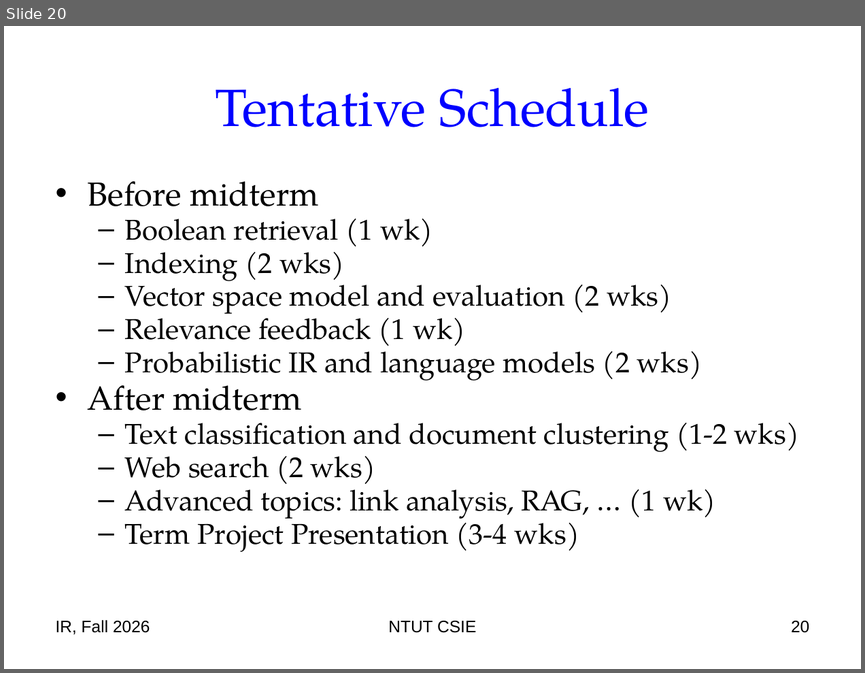
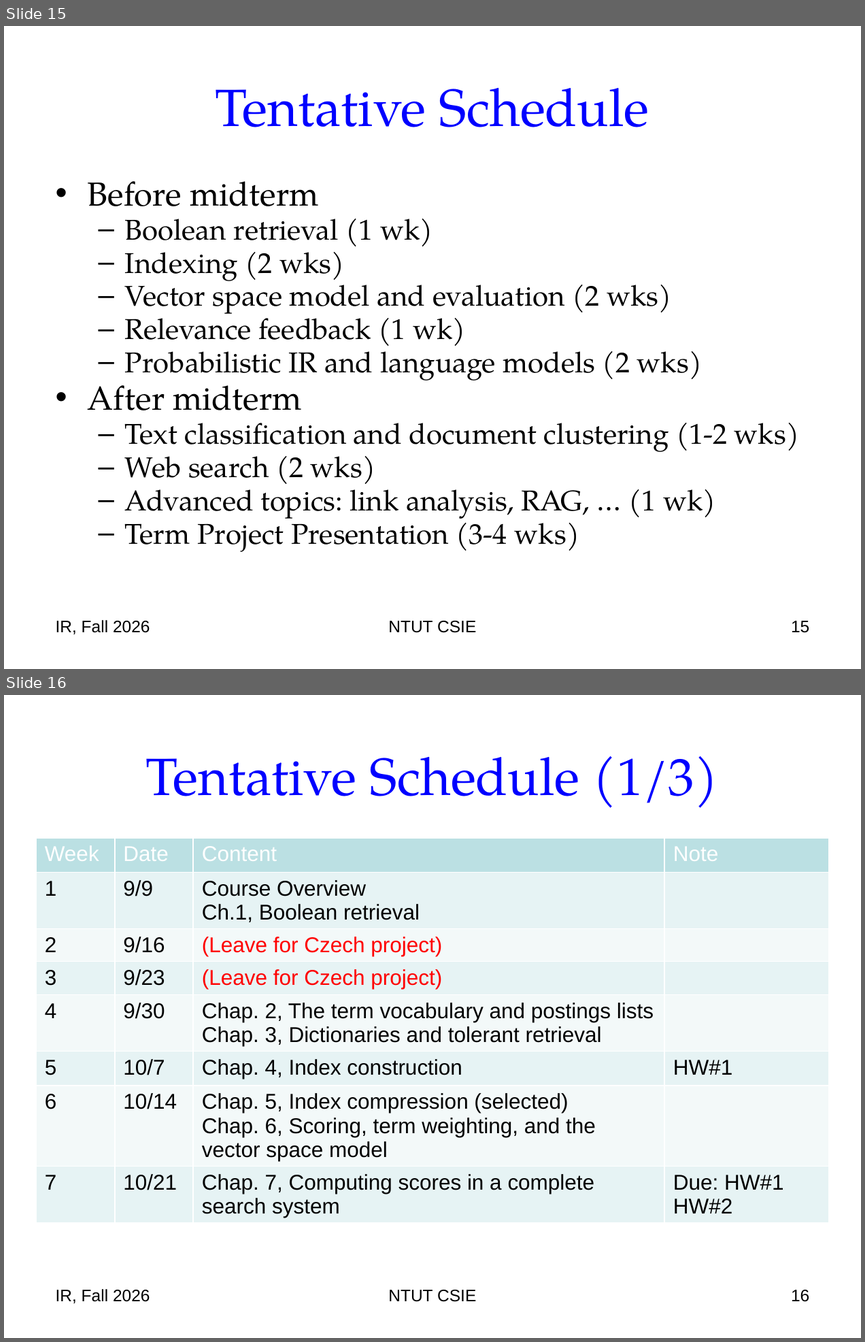
Before and after one commit to chriswjh/chriswjh.github.io, a slide deck: IR/00-intro.pptx. Shown one above the other, each under a label of ours: slide 20 before the commit, slides 15 and 16 after it. The pictures are 865x673 and 865x1342 pixels, drawn with LibreOffice and Linux fonts; fonts in the diff are those of the drawing. Boxes give left, top, right and bottom in pixels: in the first picture for what was removed or moved away, otherwise in the second. Text is boxed around its words. In the diff, an @@ line names an element or a change of style, - is before the commit and + after.

```diff
--- a/IR/00-intro.pptx
+++ b/IR/00-intro.pptx
@@ slide 16 added at (x1=4, y1=695, x2=861, y2=1338), background #FFFFFF @@
@@ title added at (x1=146, y1=756, x2=719, y2=808), 44 pt, text #0000FF @@
+Tentative Schedule (1/3)
@@ table added at (x1=37, y1=838, x2=830, y2=1241), 8 rows, 4 columns @@
+Week | Date | Content | Note
+1 | 9/9 | Course Overview / Ch.1, Boolean retrieval | 
+2 | 9/16 | (Leave for Czech project) | 
+3 | 9/23 | (Leave for Czech project) | 
+4 | 9/30 | Chap. 2, The term vocabulary and postings lists / Chap. 3, Dictionaries and tolerant retrieval | 
+5 | 10/7 | Chap. 4, Index construction | HW#1
+6 | 10/14 | Chap. 5, Index compression (selected) / Chap. 6, Scoring, term weighting, and the vector space model | 
+7 | 10/21 | Chap. 7, Computing scores in a complete search system | Due: HW#1 HW#2
@@ text added at (x1=56, y1=1289, x2=150, y2=1303), 14 pt, text #000000 @@
+IR, Fall 2026
@@ text added at (x1=388, y1=1289, x2=476, y2=1302), 14 pt, text #000000 @@
+NTUT CSIE
@@ page number added at (x1=791, y1=1289, x2=809, y2=1302), 14 pt, text #000000 @@
+16
@@ what was slide 20 is now slide 15 @@
@@ page number at (x1=791, y1=620, x2=809, y2=633): text changed @@
-20
+15
```
Also in this commit, not shown: 5 slides changed, 5 other slides added, 2 other files.
